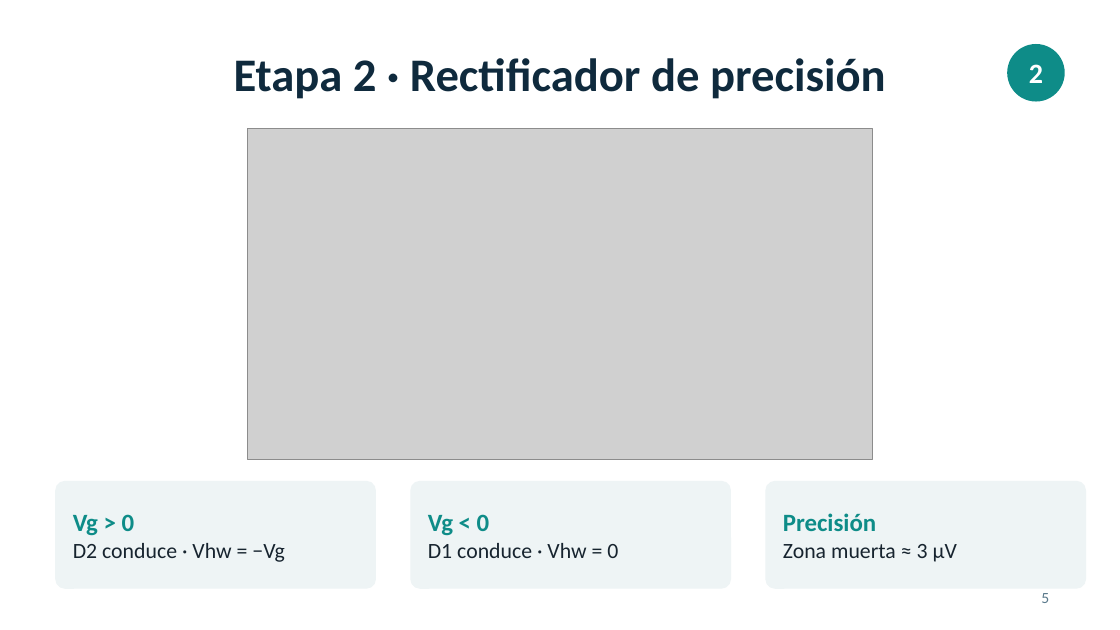
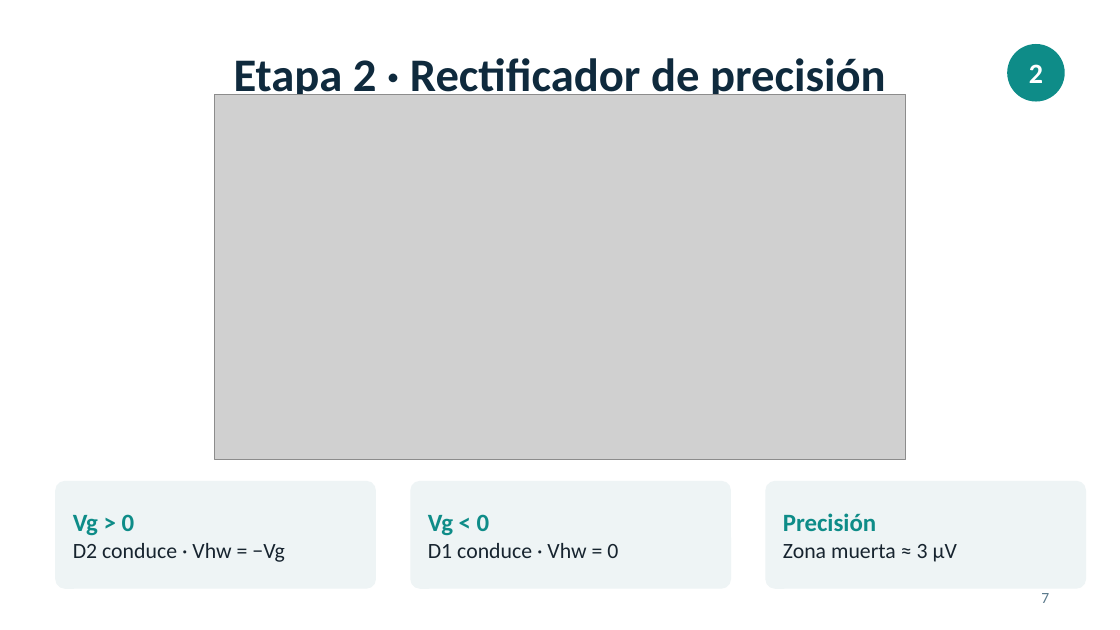
Before and after one commit to Brahiam18/detector-latido-ecg, a slide deck: slide 7 of presentacion/Presentacion_Detector_Latido_ECG.pptx (slide 5 before the commit). Drawn at 1120x630 pixels with LibreOffice and Linux fonts; fonts in the diff are those of the drawing; grey boxes stand for pictures. Boxes give left, top, right and bottom in pixels: in the first picture for what was removed or moved away, otherwise in the second. Text is boxed around its words. In the diff, an @@ line names an element or a change of style, - is before the commit and + after.

```diff
--- a/presentacion/Presentacion_Detector_Latido_ECG.pptx
+++ b/presentacion/Presentacion_Detector_Latido_ECG.pptx
@@ picture: place and size @@
-picture at bbox=[248, 129, 874, 459]
+picture at bbox=[214, 94, 905, 459]
@@ page number at bbox=[1041, 593, 1049, 603]: text changed @@
-5
+7
```
Also in this commit, not shown: 4 other slides changed, 17 slides added, 1 other file.
